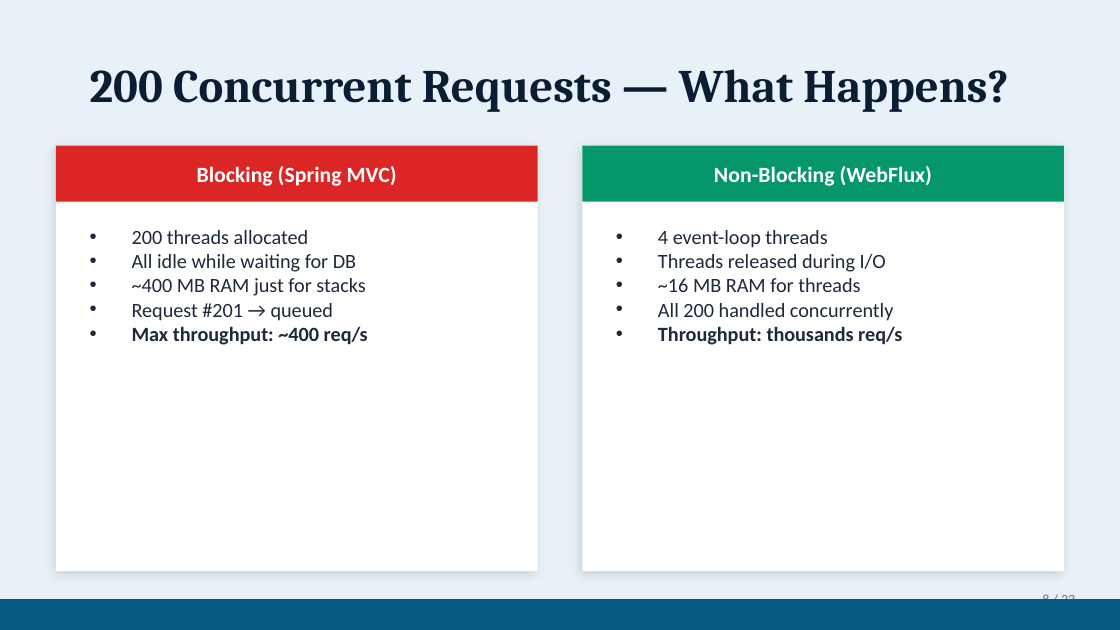
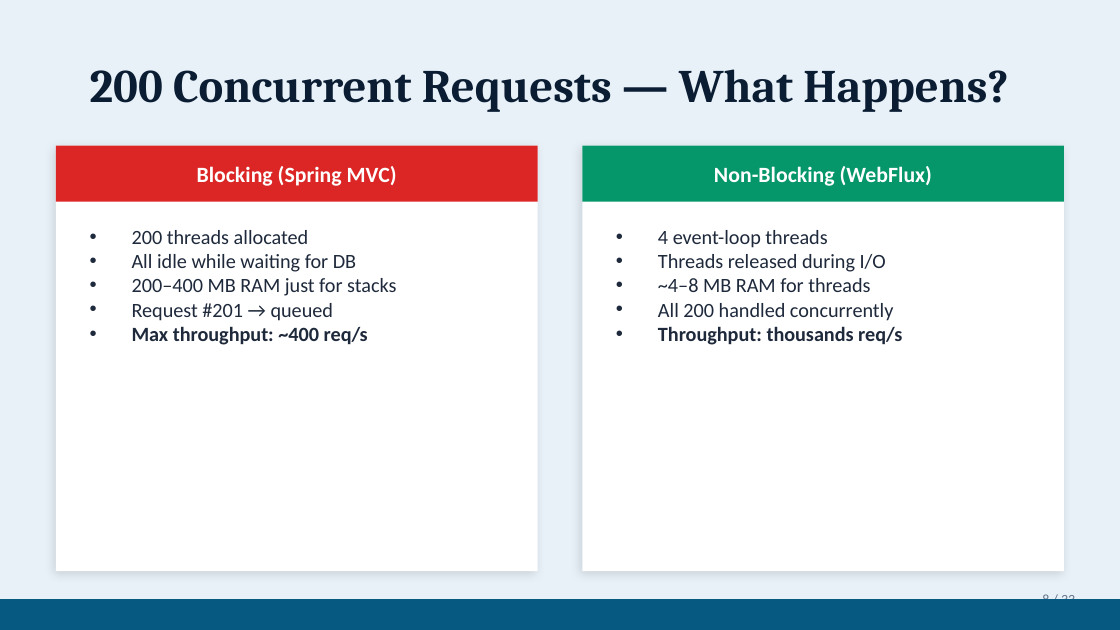
Before and after one commit to gitkoyot/reactor-presentation, a slide deck: slide 8 of WebFlux-Reactive-vs-Blocking.pptx. Drawn at 1120x630 pixels with LibreOffice and Linux fonts; fonts in the diff are those of the drawing. Boxes give left, top, right and bottom in pixels: in the first picture for what was removed or moved away, otherwise in the second. Text is boxed around its words. In the diff, an @@ line names an element or a change of style, - is before the commit and + after.

```diff
--- a/WebFlux-Reactive-vs-Blocking.pptx
+++ b/WebFlux-Reactive-vs-Blocking.pptx
@@ text at (132,278,396,296): text changed @@
-• ~400 MB RAM just for stacks
+• 200–400 MB RAM just for stacks
@@ text at (658,278,870,292): text changed @@
-• ~16 MB RAM for threads
+• ~4–8 MB RAM for threads
```
Also in this commit, not shown: 5 other slides changed, 11 other files.
